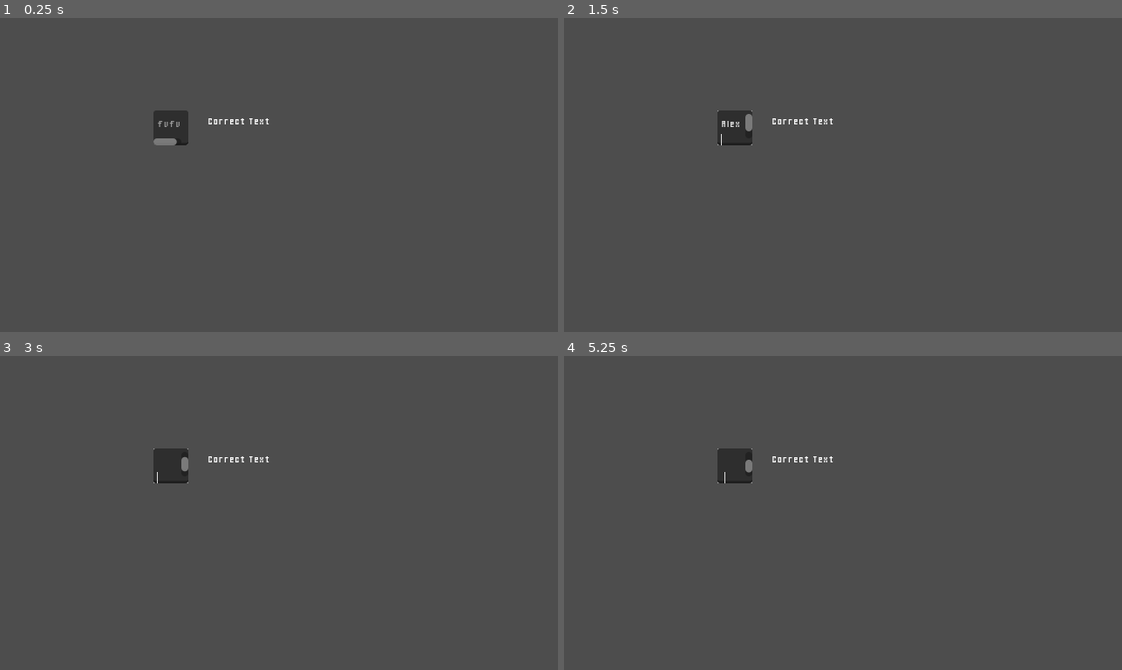
Above: before the commit, frames 1-4 (two rows, left to right).
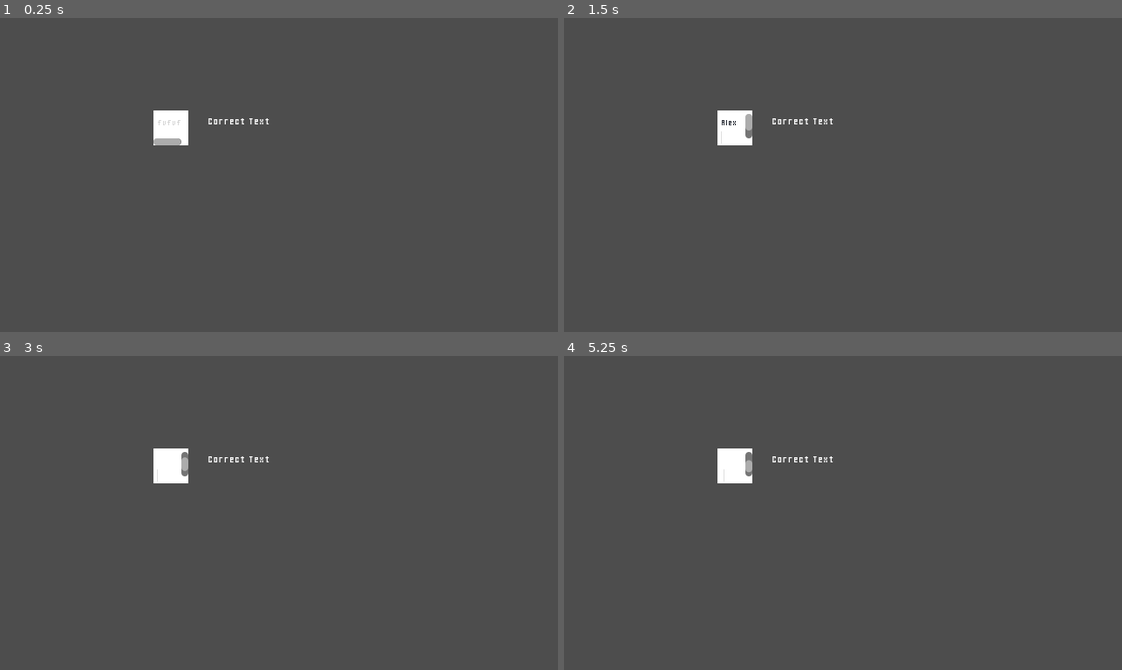
Above: after the commit, the same moments.

Repository: Difio3333/imnotarobot
Game: Godot game, scene res://world/World.tscn
Two runs of this game, one before a commit and one after it. Both use one fixed random seed, a clock stepped at 60 frames per second and the inputs below.
Inputs (mouse positions are in pixels of both pictures, inside the frame that each line leads up to):
- Up to frame 1 (0.25 s): no input
- Up to frame 2 (1.5 s): click (736, 127) at 0.52 s; type "Alex" at 0.6 s; tap Enter at 1.25 s
- Up to frame 3 (3 s): tap Space at 2 s; tap Enter at 2.75 s
- Up to frame 4 (5.25 s): tap Space at 3.5, 5 s; tap Enter at 4.25 s

The runs differ from the first frame. In frame 1, 0.7% of the frame differs, in the area x 27-34%, y 29-41%; in frame 2, 0.7%; in frame 3, 0.7%; in frame 4, 0.7%.

Commit message:
text window color stuff

Diff:
--- a/scenes/captcha_text_in.tscn
+++ b/scenes/captcha_text_in.tscn
@@ -1,5 +1,10 @@
 [gd_scene format=3 uid="uid://dloiy8gta264g"]
 
 [node name="CaptchaTextIn" type="TextEdit"]
-offset_right = 8.0
-offset_bottom = 8.0
+offset_right = 94.0
+offset_bottom = 41.0
+theme_override_colors/background_color = Color(1, 1, 1, 1)
+theme_override_colors/font_placeholder_color = Color(0.843184, 0.843184, 0.843184, 1)
+theme_override_colors/font_color = Color(0.156863, 0.172549, 0.207843, 1)
+theme_override_font_sizes/font_size = 13
+placeholder_text = "Type here"
